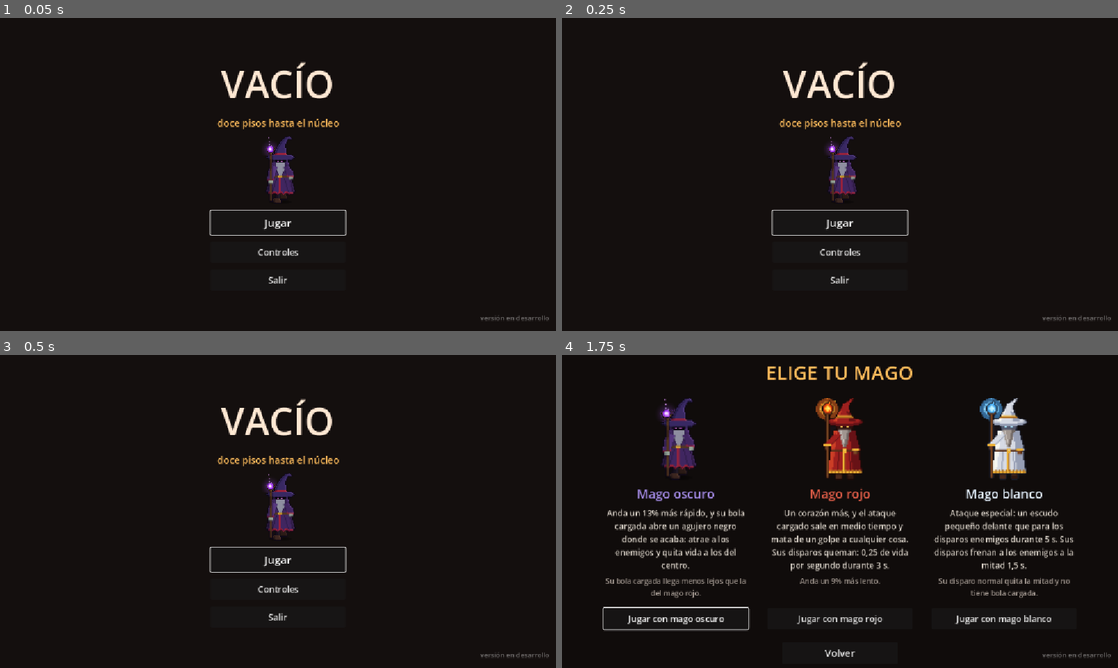
Above: before the commit, frames 1-4 (two rows, left to right).
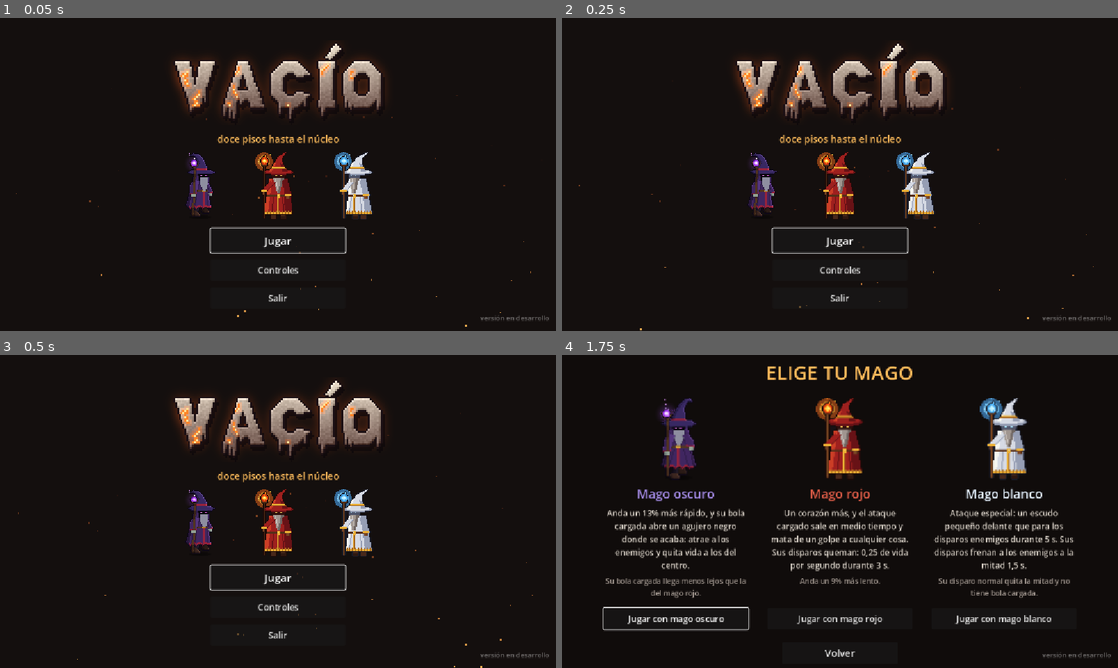
Above: after the commit, the same moments.

Repository: MatiasRodrigo0502/Vacio
Game: Godot game, scene res://scenes/MenuPrincipal.tscn
Two runs of this game, one before a commit and one after it. Both use one fixed random seed, a clock stepped at 60 frames per second and the inputs below.
Inputs:
- Up to frame 1 (0.05 s): no input
- Up to frame 2 (0.25 s): no input
- Up to frame 3 (0.5 s): no input
- Up to frame 4 (1.75 s): click "Jugar" at 0.5 s; click "Jugar" at 1.25 s

The runs differ from the first frame. In frame 1, 8.2% of the frame differs, in the area x 2-96%, y 8-99%; in frame 2, 8.1%; in frame 3, 8.0%; in frame 4, nothing differs.

Commit message:
Portada nueva: titulo en pixel art y los tres magos
- El titulo VACIO es pixel art generado (herramientas/generar_titulo.py):
  piedra tallada con grietas de lava y estalactitas. El resplandor va en
  otra imagen y late.
- Debajo, los magos de resources/personajes/ flotando y mirando al centro
  (un mago nuevo sale solo), y brasas subiendo por detras.

Co-Authored-By: Claude Opus 5.5 <noreply@anthropic.com>

Diff:
--- a/scenes/MenuPrincipal.tscn
+++ b/scenes/MenuPrincipal.tscn
@@ -1,7 +1,8 @@
-[gd_scene load_steps=3 format=3]
+[gd_scene load_steps=4 format=3]
 
 [ext_resource type="Script" path="res://scripts/menu_principal.gd" id="1_menu"]
-[ext_resource type="Texture2D" path="res://assets/mago_oscuro/retrato.png" id="2_mago"]
+[ext_resource type="Texture2D" path="res://assets/titulo/titulo.png" id="2_titulo"]
+[ext_resource type="Texture2D" path="res://assets/titulo/titulo_brillo.png" id="3_brillo"]
 
 [node name="MenuPrincipal" type="Control"]
 anchors_preset = 15
@@ -31,12 +32,32 @@
 theme_override_constants/separation = 14
 alignment = 1
 
-[node name="Titulo" type="Label" parent="Centro/Caja"]
-layout_mode = 2
-theme_override_colors/font_color = Color(1, 0.909804, 0.827451, 1)
-theme_override_font_sizes/font_size = 78
-text = "VACÍO"
-horizontal_alignment = 1
+[node name="Titulo" type="Control" parent="Centro/Caja"]
+custom_minimum_size = Vector2(492, 176)
+layout_mode = 2
+size_flags_horizontal = 4
+mouse_filter = 2
+
+[node name="Brillo" type="TextureRect" parent="Centro/Caja/Titulo"]
+layout_mode = 1
+anchors_preset = 15
+anchor_right = 1.0
+anchor_bottom = 1.0
+grow_horizontal = 2
+grow_vertical = 2
+mouse_filter = 2
+texture = ExtResource("3_brillo")
+
+[node name="Letras" type="TextureRect" parent="Centro/Caja/Titulo"]
+texture_filter = 1
+layout_mode = 1
+anchors_preset = 15
+anchor_right = 1.0
+anchor_bottom = 1.0
+grow_horizontal = 2
+grow_vertical = 2
+mouse_filter = 2
+texture = ExtResource("2_titulo")
 
 [node name="Subtitulo" type="Label" parent="Centro/Caja"]
 modulate = Color(1, 0.741176, 0.360784, 1)
@@ -45,12 +66,10 @@
 text = "doce pisos hasta el núcleo"
 horizontal_alignment = 1
 
-[node name="Mago" type="TextureRect" parent="Centro/Caja"]
-custom_minimum_size = Vector2(0, 140)
-layout_mode = 2
-texture = ExtResource("2_mago")
-expand_mode = 1
-stretch_mode = 5
+[node name="Magos" type="HBoxContainer" parent="Centro/Caja"]
+layout_mode = 2
+theme_override_constants/separation = 36
+alignment = 1
 
 [node name="BotonJugar" type="Button" parent="Centro/Caja"]
 custom_minimum_size = Vector2(280, 50)
--- a/scripts/menu_principal.gd
+++ b/scripts/menu_principal.gd
@@ -14,6 +14,12 @@
 ## tenga la ventaja mas larga.
 const ANCHO_FICHA: float = 300.0
 
+## Los magos de la portada: a x2, como pixel art, y lo que suben y bajan
+## flotando. Cada uno a su ritmo, para que no parezcan uno repetido.
+const ESCALA_MAGO: float = 2.0
+const FLOTE: float = 4.0
+const RITMO_FLOTE: float = 1.6
+
 @onready var _panel_controles: Control = $PanelControles
 @onready var _panel_personajes: Control = $PanelPersonajes
 @onready var _fichas: HBoxContainer = $PanelPersonajes/Centro/Caja/Fichas
@@ -31,10 +37,100 @@
 	$PanelPersonajes/Centro/Caja/BotonVolver.pressed.connect(_mostrar_personajes.bind(false))
 
 	_montar_fichas()
+	_montar_magos()
+	_latir_titulo()
+	_poner_brasas()
 	_poner_version()
 	_panel_controles.hide()
 	_panel_personajes.hide()
 	_boton_jugar.grab_focus()
+
+
+## Los magos que se pueden elegir, en la portada, debajo del titulo.
+##
+## POR QUE LEIDOS DE GestorProgreso Y NO PUESTOS EN LA ESCENA: igual que las
+## fichas, un mago nuevo sale aqui solo con dejar su .tres. Miran hacia el
+## centro, los de la izquierda a la derecha y al reves: asi se ven en grupo y
+## no tres sueltos mirando a la camara.
+func _montar_magos() -> void:
+	var fila: HBoxContainer = $Centro/Caja/Magos
+	var magos := GestorProgreso.personajes
+	for i in magos.size():
+		var personaje: PersonajeJugable = magos[i]
+		if personaje.animaciones == null:
+			continue
+		var hueco := Control.new()
+		hueco.custom_minimum_size = Vector2(64.0, 72.0) * ESCALA_MAGO
+		hueco.mouse_filter = Control.MOUSE_FILTER_IGNORE
+		var sprite := AnimatedSprite2D.new()
+		sprite.sprite_frames = personaje.animaciones
+		sprite.texture_filter = CanvasItem.TEXTURE_FILTER_NEAREST
+		sprite.scale = Vector2(ESCALA_MAGO, ESCALA_MAGO)
+		sprite.position = hueco.custom_minimum_size * 0.5
+		var lado := float(i) - (magos.size() - 1) * 0.5
+		var animacion := &"quieto_abajo"
+		if lado < 0.0:
+			animacion = &"quieto_abajo_derecha"
+		elif lado > 0.0:
+			animacion = &"quieto_abajo_izquierda"
+		sprite.play(animacion)
+		hueco.add_child(sprite)
+		fila.add_child(hueco)
+		_flotar(sprite, i * 0.45)
+
+
+## Sube y baja un poco, sin parar. Empieza tras 'retraso' segundos, para que
+## cada mago vaya a destiempo de los demas.
+func _flotar(sprite: Node2D, retraso: float) -> void:
+	var base := sprite.position.y
+	await get_tree().create_timer(retraso).timeout
+	if not is_instance_valid(sprite):
+		return
+	var vaiven := sprite.create_tween().set_loops()
+	vaiven.tween_property(sprite, "position:y", base - FLOTE, RITMO_FLOTE) \
+		.set_trans(Tween.TRANS_SINE).set_ease(Tween.EASE_IN_OUT)
+	vaiven.tween_property(sprite, "position:y", base, RITMO_FLOTE) \
+		.set_trans(Tween.TRANS_SINE).set_ease(Tween.EASE_IN_OUT)
+
+
+## El resplandor de la lava del titulo late despacio. Va en otra imagen que
+## las letras (herramientas/generar_titulo.py), asi late sin que las letras
+## cambien.
+func _latir_titulo() -> void:
+	var brillo: CanvasItem = $Centro/Caja/Titulo/Brillo
+	var latido := create_tween().set_loops()
+	latido.tween_property(brillo, "modulate:a", 0.55, 1.4).set_trans(Tween.TRANS_SINE)
+	latido.tween_property(brillo, "modulate:a", 1.0, 1.4).set_trans(Tween.TRANS_SINE)
+
+
+## Brasas que suben despacio desde abajo, por detras de todo: el nucleo esta
+## abajo y arde. Cuadradas, sin textura, como pixeles sueltos.
+func _poner_brasas() -> void:
+	var brasas := CPUParticles2D.new()
+	brasas.name = "Brasas"
+	brasas.amount = 36
+	brasas.lifetime = 7.0
+	brasas.preprocess = 7.0
+	brasas.emission_shape = CPUParticles2D.EMISSION_SHAPE_RECTANGLE
+	brasas.direction = Vector2.UP
+	brasas.spread = 12.0
+	brasas.gravity = Vector2.ZERO
+	brasas.initial_velocity_min = 40.0
+	brasas.initial_velocity_max = 90.0
+	brasas.scale_amount_min = 2.0
+	brasas.scale_amount_max = 4.0
+	var rampa := Gradient.new()
+	rampa.set_color(0, Color(1.0, 0.75, 0.35, 0.9))
+	rampa.set_color(1, Color(1.0, 0.3, 0.1, 0.0))
+	brasas.color_ramp = rampa
+	add_child(brasas)
+	# Justo encima del fondo y debajo de los botones.
+	move_child(brasas, $Fondo.get_index() + 1)
+	var colocar := func() -> void:
+		brasas.position = Vector2(size.x * 0.5, size.y + 8.0)
+		brasas.emission_rect_extents = Vector2(size.x * 0.5, 4.0)
+	resized.connect(colocar)
+	colocar.call()
 
 
 ## La version del juego, pequena abajo a la derecha. Por codigo y no en la
Binary file added: assets/titulo/titulo.png
Binary file added: assets/titulo/titulo_brillo.png
Not shown, changed: CLAUDE.md
Not shown, changed: CREDITS.md
Not shown, changed: assets/README.md
Not shown, changed: docs/todo-lo-hecho.md
Not shown, added: herramientas/generar_titulo.py
